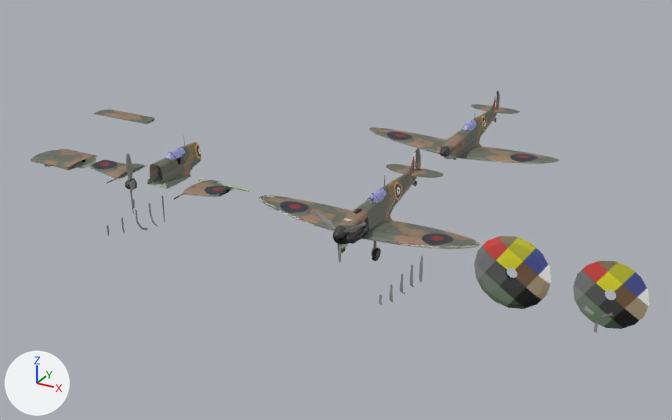
A saved change to the FBX model Assets/1.Sof Objects/Aircrafts/Spitfire/Spitfire.fbx.
The view is the same before and after, from a 50 mm camera at (18.0, -35.7, 17.7) aimed at (-3.9, 4.2, -2.3). The lights are fixed; the arrows at lower left show +X, +Y and +Z. Where no turn or scale is listed for an object, it has been applied to the vertices.

The first picture shows 'De Havilland Propelle Spinning', 'De Havilland Propeller Broken', 'Messerspit Nose', 'Spitfire Early Prop Spinning', 'Spitfire Mk.I Cannon Left Wing Center', 'Spitfire Mk.I Early Fuselage', 'Spitfire Mk.I Fuselage', 'Spitfire Mk.I LOD 2', 'Spitfire Mk.I Left Wing Base', 'Spitfire Mk.I Left Wing Center', 'Spitfire Mk.I Right Wing Center', 'Twinfire Central Wing'.
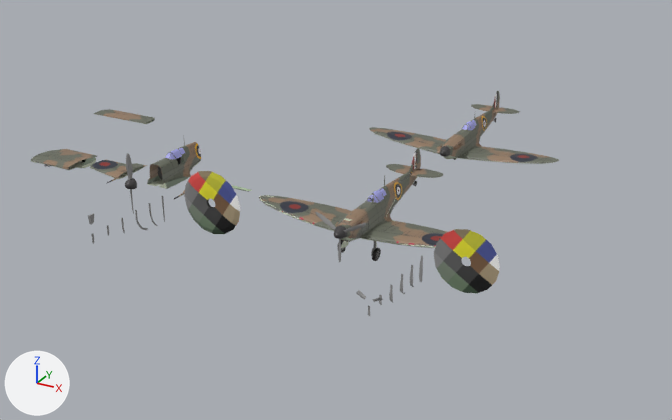
Changed parts and their boxes (x1, y1, x2, y2) in the pictures (672 x 420 px):
'De Havilland Propelle Spinning', moved
    before: (573, 261, 649, 329)
    after: (434, 229, 500, 293)
'Spitfire Early Prop Spinning', moved
    before: (474, 236, 551, 309)
    after: (184, 171, 240, 234)
'Messerspit Nose', deleted
    before: (333, 209, 370, 245)
'De Havilland Propeller Broken', moved
    before: (583, 306, 614, 333)
    after: (356, 290, 383, 316)
'Watts Propeller Broken', moved
    before: (129, 180, 135, 208)
    after: (88, 213, 94, 244)

What changed in the scene script:
```text
Change ob_watts_propeller_broken:
    ob_watts_propeller_broken.location: (-11.0, -3.5, 0.0) -> (-10.0, -7.5, 0.0)
Remove ob_messerspit_nose:
    ob_messerspit_nose = bpy.data.objects.new('Messerspit Nose', me_circle_126)
    ob_messerspit_nose.location = (0.0, -1.5, -0.2)
Change ob_de_havilland_propeller_broken:
    ob_de_havilland_propeller_broken.location: (12.0, -4.49, 0.02) -> (4.0, -7.49, 0.02)
Change ob_de_havilland_propelle_spinning:
    ob_de_havilland_propelle_spinning.location: (12.0, -2.49, 0.02) -> (6.0, -2.49, 0.02)
Change ob_spitfire_early_prop_spinning:
    ob_spitfire_early_prop_spinning.location: (8.0, -2.5, 0.0) -> (-7.0, -2.5, 0.0)
```
